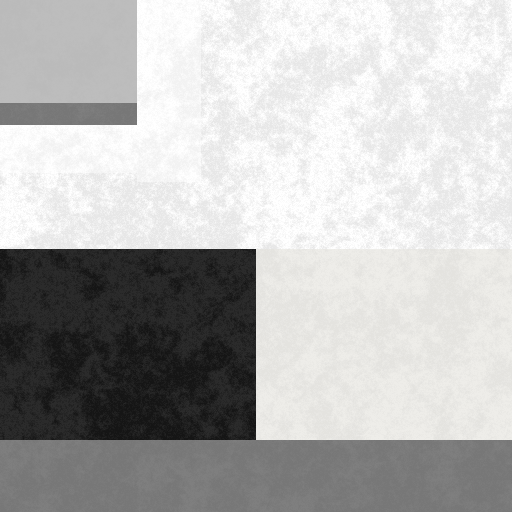
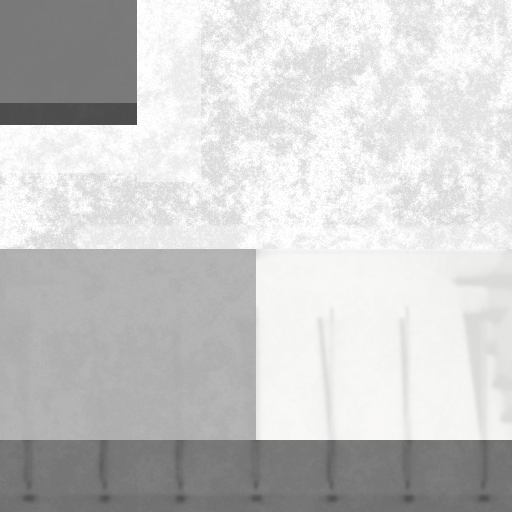
Layered file, before and after one edit (512x512). Changes by layer:
added layer "Widoczny" above "Warstwa #2" over (0, 0, 512, 512)
hid "Warstwa" over (0, 0, 512, 512)
hid "fairing.png" over (0, 0, 512, 512)
